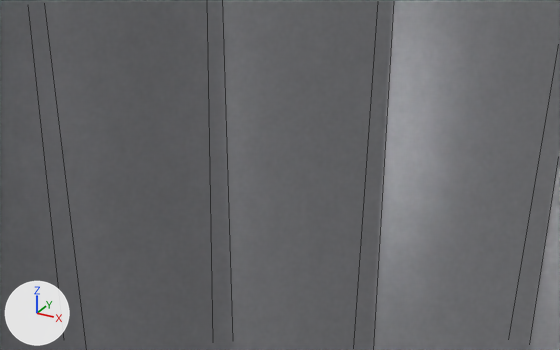
A saved change to the glTF model bath_vanity.glb.
The view is the same before and after, from a 50 mm camera at (0.00241, 0.03446, 0.59975) aimed at (0.00081, 0.03739, 0.59828). Arrows for +X, +Y and +Z are at lower left; the lights stay in place. The older version comes first. Mesh edges are drawn as thin lines. Everything nearer to the camera than a plane just in front of the edit is cut away. Where no turn or scale is listed for an object, it has been applied to the vertices.

Objects in the first picture: 'popup_body'.
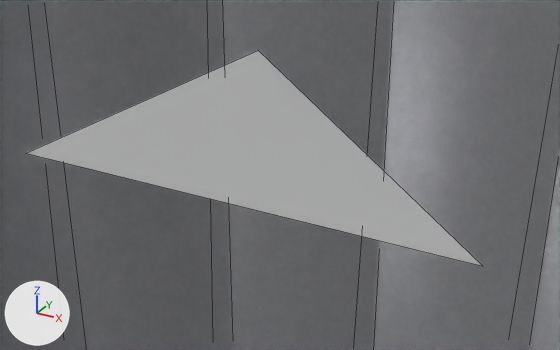
Changed parts and their boxes (x1, y1, x2, y2) in the pictures (560 x 350 px):
'flowpath_vanity', added
    after: (27, 50, 483, 266)

What changed in the scene script:
```text
Add me_flowpath_vanity:
    me_flowpath_vanity.from_pydata([(0.0, 0.03662, 0.59851), (0.00195, 0.03662, 0.59851), (0.0, 0.03857, 0.59851)], [], [(0, 1, 2)])
Add ob_flowpath_vanity:
    ob_flowpath_vanity = bpy.data.objects.new('flowpath_vanity', me_flowpath_vanity)
    ob_flowpath_vanity.location = (0.0, 0.0, 0.0)
```
